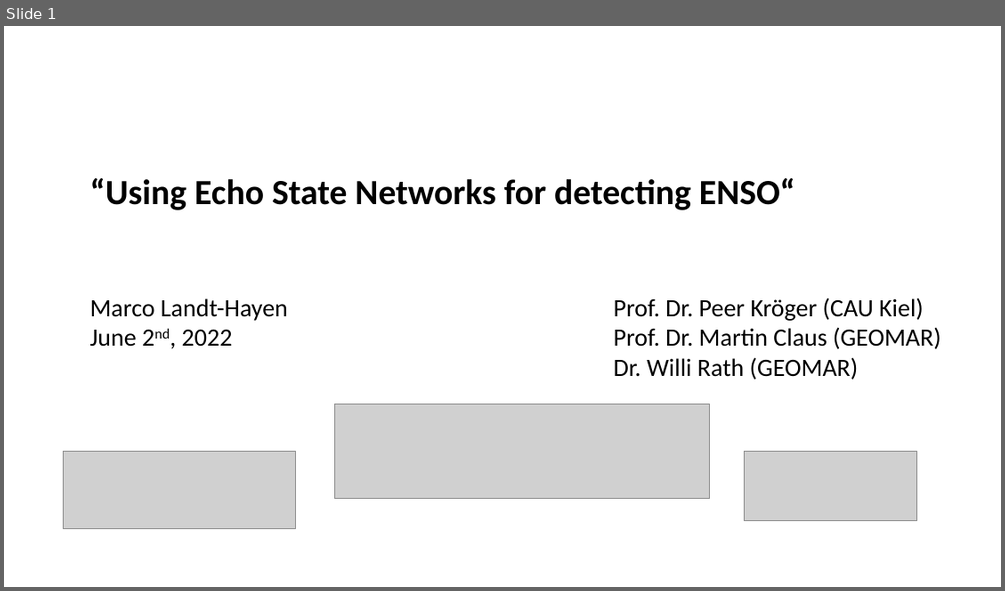
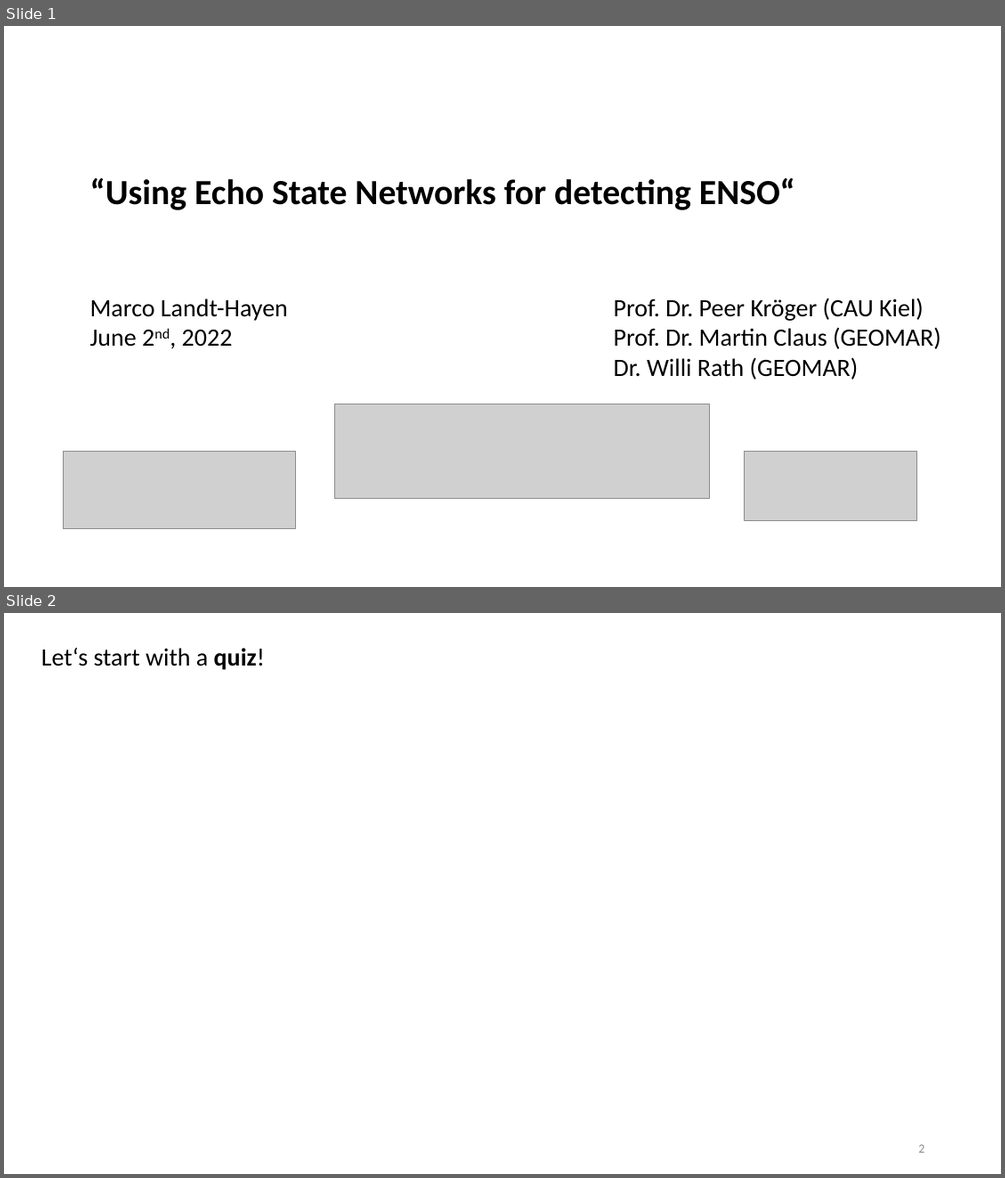
Before and after one commit to MarcoLandtHayen/EchoStateNetworks, a slide deck: ESN_ClassificationLRP_ENSO_OD-Talk.pptx. Shown one above the other, each under a label of ours: slide 1 before the commit, slides 1 and 2 after it. The pictures are 1005x591 and 1005x1178 pixels, drawn with LibreOffice and Linux fonts; fonts in the diff are those of the drawing; grey boxes stand for pictures. Boxes give left, top, right and bottom in pixels: in the first picture for what was removed or moved away, otherwise in the second. Text is boxed around its words. In the diff, an @@ line names an element or a change of style, - is before the commit and + after.

```diff
--- a/ESN_ClassificationLRP_ENSO_OD-Talk.pptx
+++ b/ESN_ClassificationLRP_ENSO_OD-Talk.pptx
@@ slide 2 added at [4, 613, 1001, 1174], background #FFFFFF @@
@@ text added at [41, 648, 265, 670], 24 pt, text #000000 @@
+Let‘s start with a quiz!
@@ page number added at [918, 1144, 924, 1152], 12 pt, text #8C8C8C @@
+2
```
Also in this commit, not shown: 19 slides changed, 1 other slide added, 1 slide removed.
